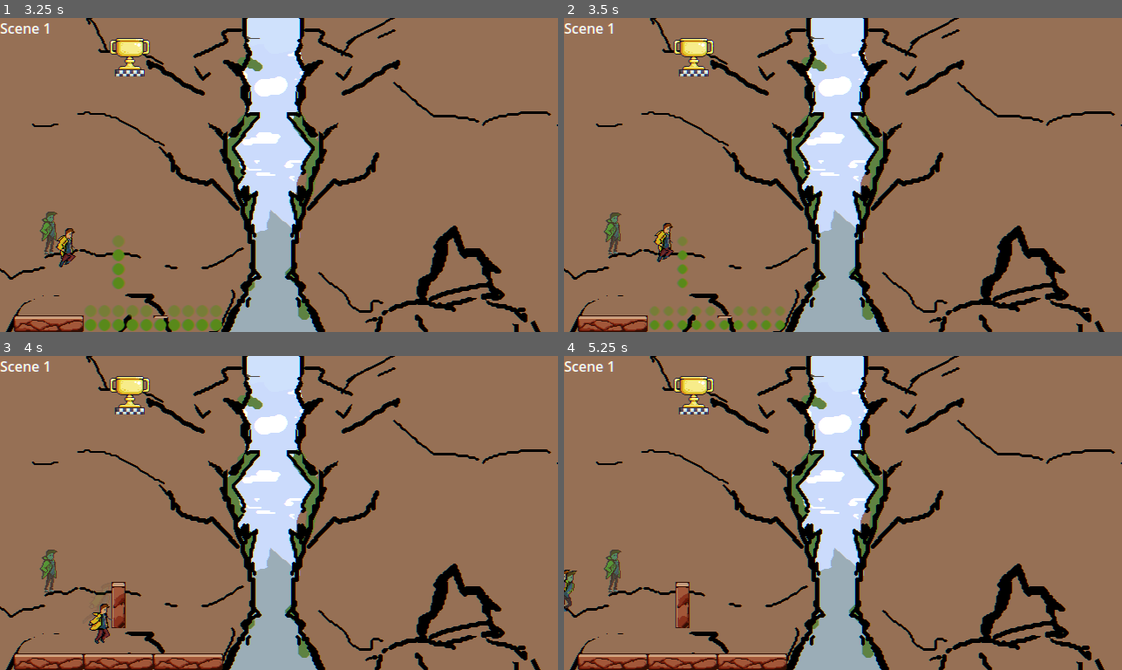
Above: before the commit, frames 1-4 (two rows, left to right).
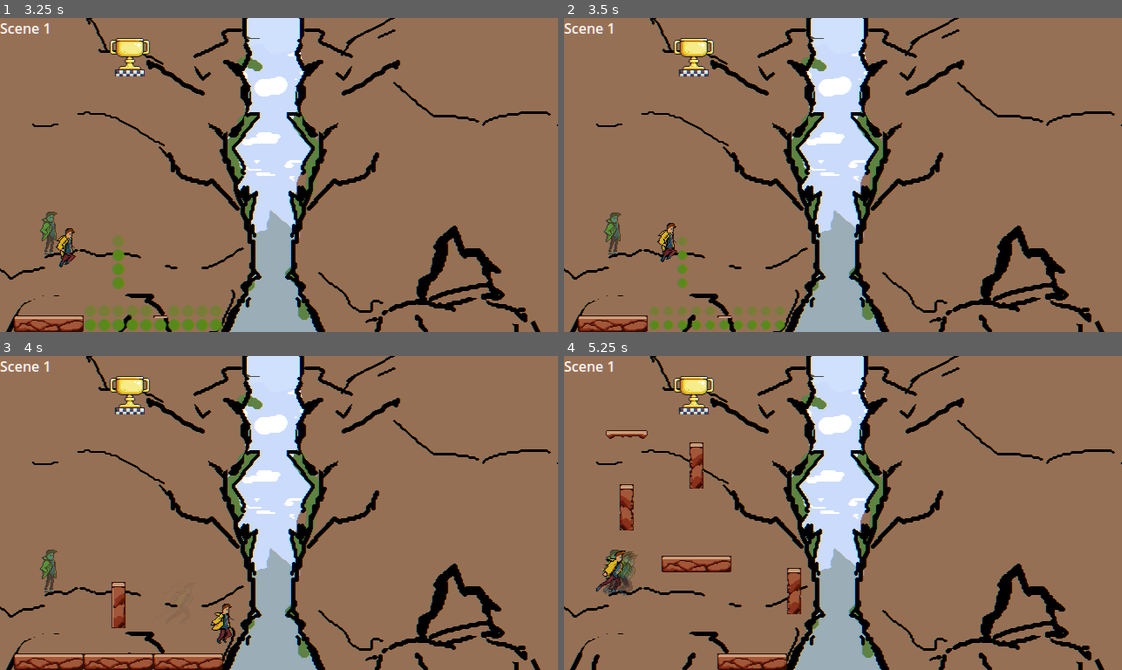
Above: after the commit, the same moments.

Repository: DeVelox/Niro
Game: Godot game, scene res://main.tscn
Same seed, same stepped clock (60 frames per second), same inputs: the game is played once before the commit and once after it.
Inputs:
- Up to frame 1 (3.25 s): hold D (right) 0.53-2.03 s; tap Shift (dash) at 0.6, 2.1 s; tap Space (jump) at 0.77, 1.52, 3.02 s; tap F (interact) at 1.35, 2.85 s; tap Enter at 2 s; hold A (left) 2.03-2.78 s; hold D (right) from 2.78 s (still down)
- Up to frame 2 (3.5 s): keep holding D (right)
- Up to frame 3 (4 s): keep holding D (right); tap Shift (dash) at 3.6 s; tap Space (jump) at 3.77 s
- Up to frame 4 (5.25 s): release D (right) at 4.28 s; hold A (left) 4.28-5.03 s; tap F (interact) at 4.35 s; tap Space (jump) at 4.52 s; hold D (right) from 5.03 s (still down); tap Shift (dash) at 5.1 s

Frame 1 is identical in both runs. In frame 2, 0.3% of the frame differs, in the area x 15-21%, y 65-78%; in frame 3, 0.6%; in frame 4, 4.7%, in the area x 0-43%, y 23-100%.

Commit message:
No collision on fade in

Diff:
--- a/prefabs/level design/tilemap.tscn
+++ b/prefabs/level design/tilemap.tscn
@@ -2515,7 +2515,6 @@
 0:0/0 = 0
 0:0/0/physics_layer_0/linear_velocity = Vector2(0, 0)
 0:0/0/physics_layer_0/angular_velocity = 0.0
-0:0/0/physics_layer_0/polygon_0/points = PackedVector2Array(-8, -8, 8, -8, 8, 8, -8, 8)
 0:0/0/physics_layer_1/linear_velocity = Vector2(0, 0)
 0:0/0/physics_layer_1/angular_velocity = 0.0
 0:0/0/physics_layer_2/linear_velocity = Vector2(0, 0)
